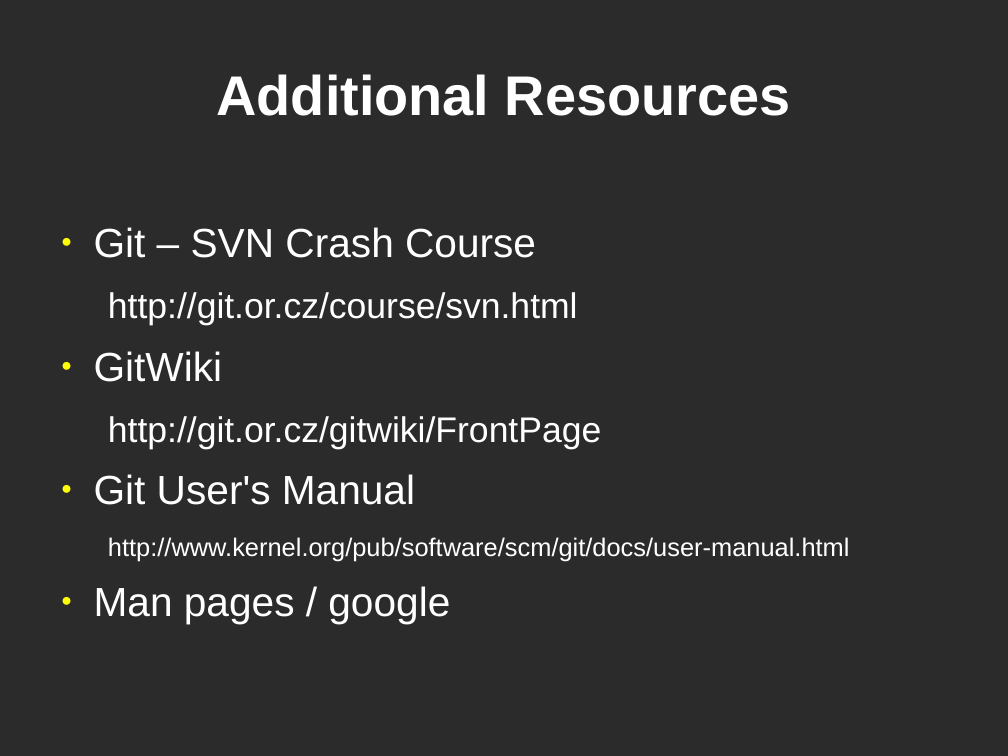
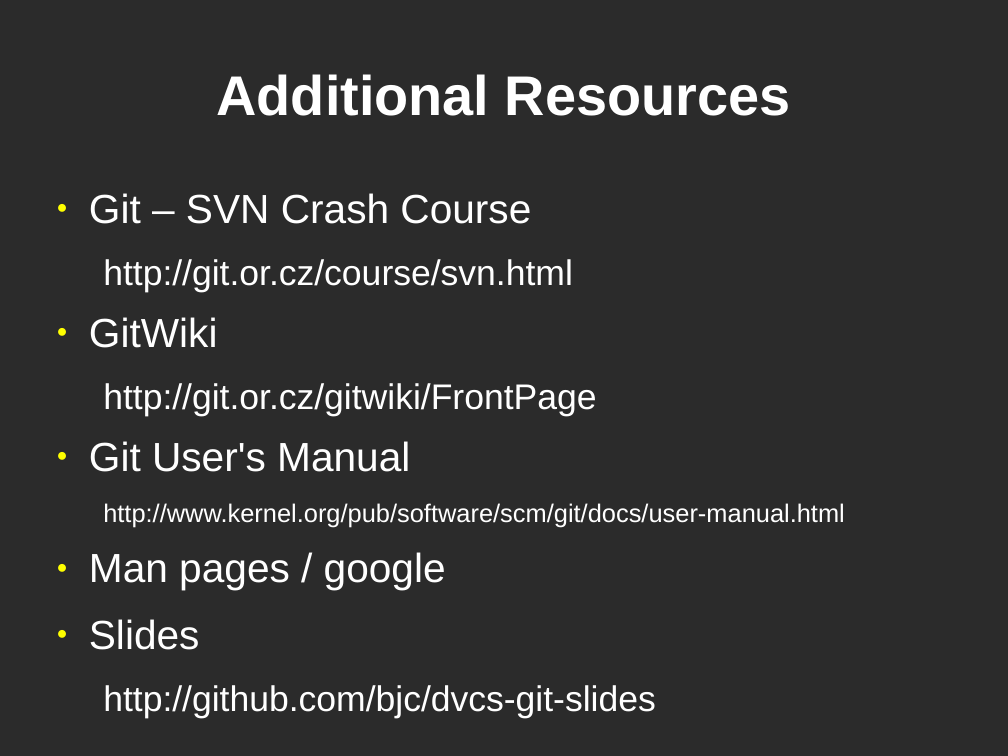
Before and after one commit to bjc/dvcs-git-slides, a slide deck: slide 27 of git.odp (slide 23 before the commit). Drawn at 1008x756 pixels with LibreOffice and Linux fonts; fonts in the diff are those of the drawing; background and template pictures are left out; a plain dark background stands for a picture behind light text. Boxes give left, top, right and bottom in pixels: in the first picture for what was removed or moved away, otherwise in the second. Text is boxed around its words. In the diff, an @@ line names an element or a change of style, - is before the commit and + after.

```diff
--- a/git.odp
+++ b/git.odp
@@ text "Git – SVN Crash Course": place and size @@
-text "Git – SVN Crash Course" at <box>94,227,850,624</box>
+text "Git – SVN Crash Course" at <box>89,193,845,718</box>
@@ text at <box>89,619,656,718</box>: paragraphs added @@
+● Slides
+  http://github.com/bjc/dvcs-git-slides
```
Also in this commit, not shown: 5 other slides changed, 5 slides added, 1 slide removed.
